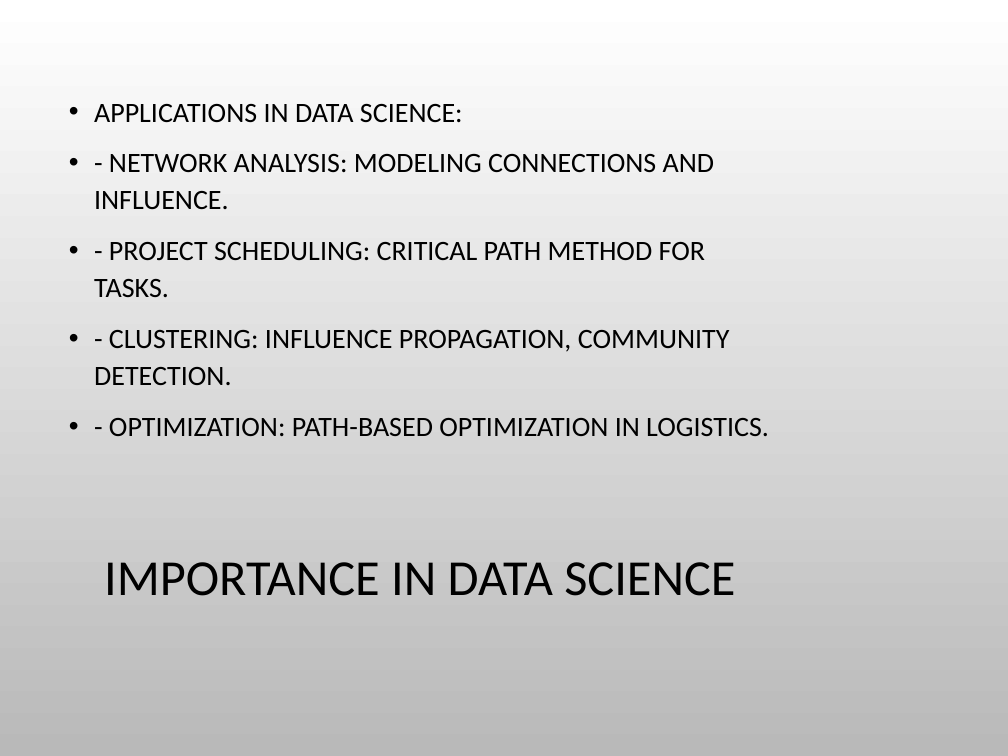
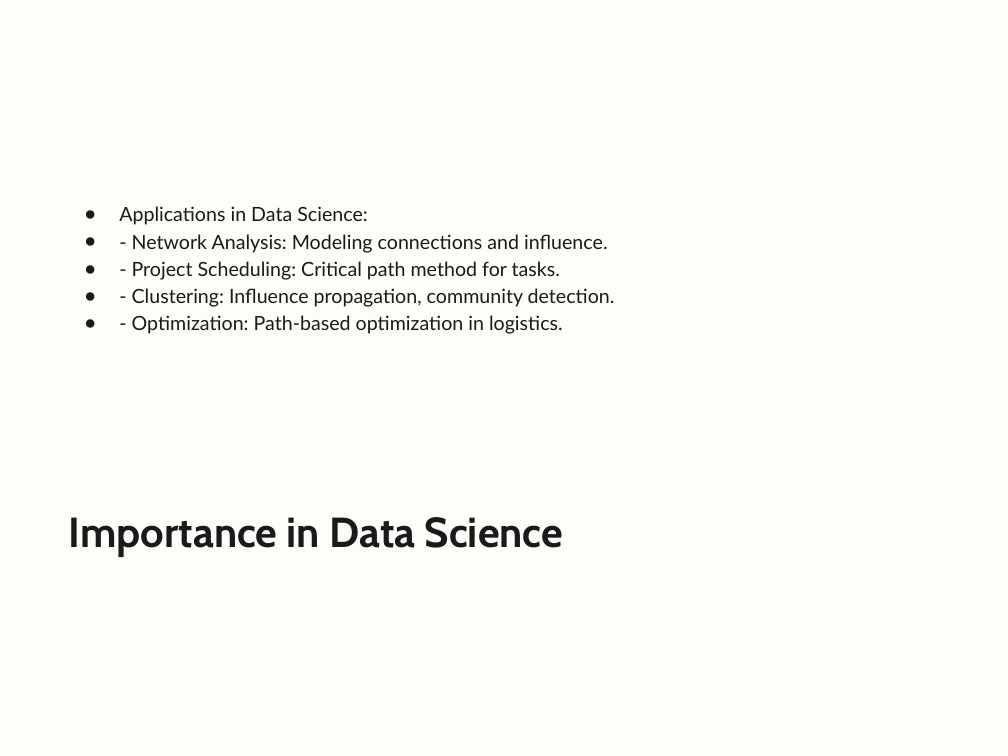
Before and after one commit to ParsaMohammadpour/advanced-algorithm-assignments, a slide deck: slide 9 of representation/Longest_Path_Problem_in_Graphs.pptx (slide 7 before the commit). Drawn at 1008x756 pixels with LibreOffice and Linux fonts; fonts in the diff are those of the drawing; background and template pictures are left out. Boxes give left, top, right and bottom in pixels: in the first picture for what was removed or moved away, otherwise in the second. Text is boxed around its words. In the diff, an @@ line names an element or a change of style, - is before the commit and + after.

Commit message:
until the end of applications and challenges

```diff
--- a/representation/Longest_Path_Problem_in_Graphs.pptx
+++ b/representation/Longest_Path_Problem_in_Graphs.pptx
@@ background picture (left out) to #FEFDFA @@
@@ text at bbox=[119, 206, 615, 334]: text changed; size 20 to 14 pt; font Calibri to Lato; text colour #000000 to #1A1A1A @@
-• APPLICATIONS IN DATA SCIENCE:
-• - NETWORK ANALYSIS: MODELING CONNECTIONS AND INFLUENCE.
-• - PROJECT SCHEDULING: CRITICAL PATH METHOD FOR TASKS.
-• - CLUSTERING: INFLUENCE PROPAGATION, COMMUNITY DETECTION.
-• - OPTIMIZATION: PATH-BASED OPTIMIZATION IN LOGISTICS.
+● Applications in Data Science:
+● - Network Analysis: Modeling connections and influence.
+● - Project Scheduling: Critical path method for tasks.
+● - Clustering: Influence propagation, community detection.
+● - Optimization: Path-based optimization in logistics.
@@ title "Importance in Data Science" at bbox=[69, 517, 563, 557]: vertical alignment middle to top @@
@@ title at bbox=[69, 517, 563, 557]: text changed; size 36 to 30 pt; font Calibri to Cabin; text colour #000000 to #1A1A1A; bold on @@
-IMPORTANCE IN DATA SCIENCE
+Importance in Data Science
```
Also in this commit, not shown: 15 other slides changed, 2 slides added.
